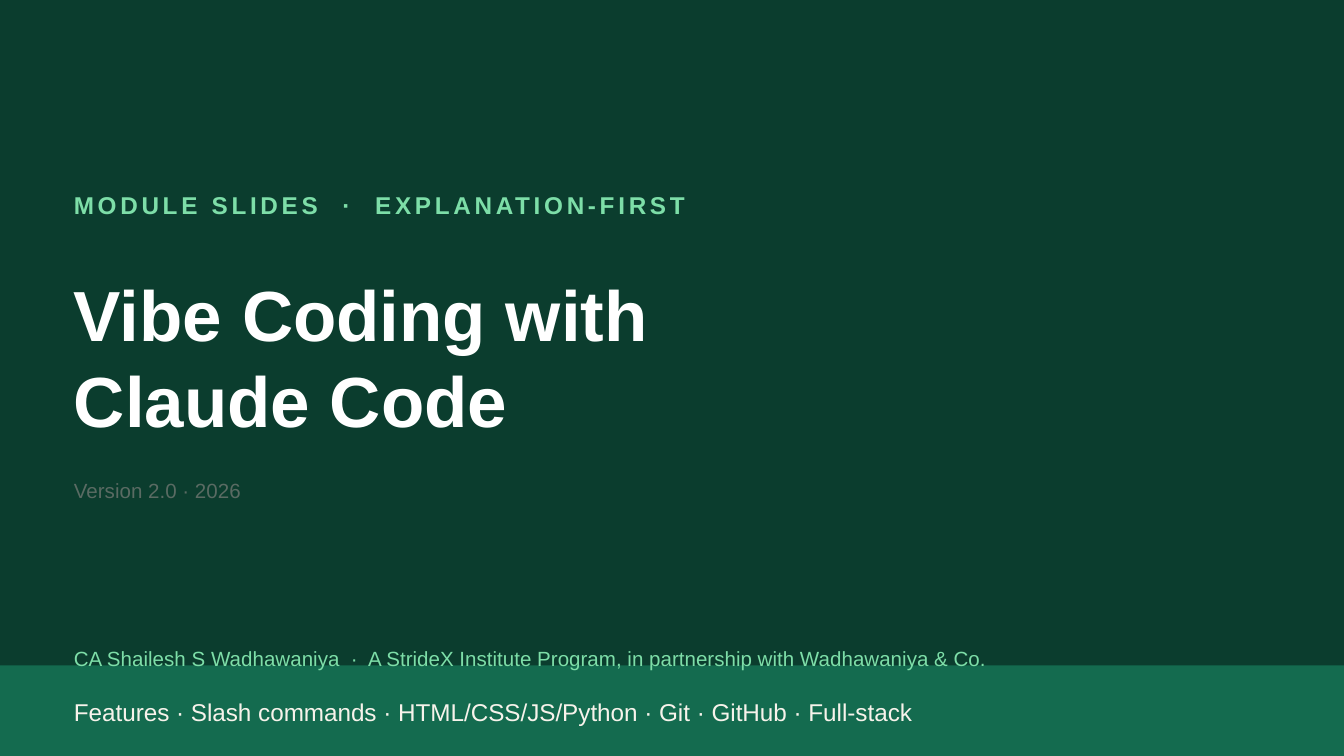
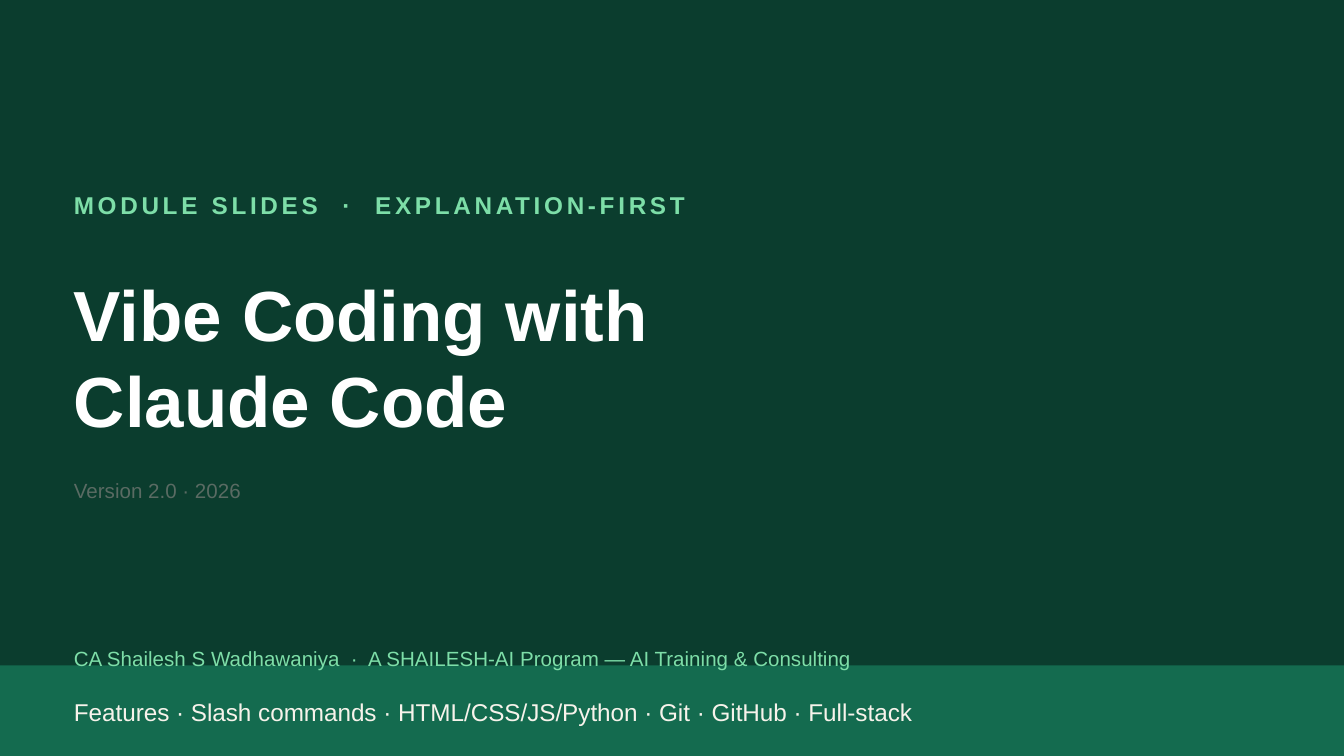
Before and after one commit to Wadhawnaiya/advanced-vibe-coding-course, a slide deck: slide 1 of Vibe_Coding_Module_Slides.pptx. Drawn at 1344x756 pixels with LibreOffice and Linux fonts; fonts in the diff are those of the drawing. Boxes give left, top, right and bottom in pixels: in the first picture for what was removed or moved away, otherwise in the second. Text is boxed around its words. In the diff, an @@ line names an element or a change of style, - is before the commit and + after.

Commit message:
rebrand: replace StrideX Institute / Wadhawaniya & Co. with SHAILESH-AI
Course is now presented as A SHAILESH-AI Program — AI Training &
Consulting, across brand.json, the README, and all 3 rebuilt
deliverables.

```diff
--- a/Vibe_Coding_Module_Slides.pptx
+++ b/Vibe_Coding_Module_Slides.pptx
@@ text at (x1=74, y1=650, x2=850, y2=670): text changed @@
-CA Shailesh S Wadhawaniya · A StrideX Institute Program, in partnership with Wadhawaniya & Co.
+CA Shailesh S Wadhawaniya · A SHAILESH-AI Program — AI Training & Consulting
```
Also in this commit, not shown: 4 other files.
